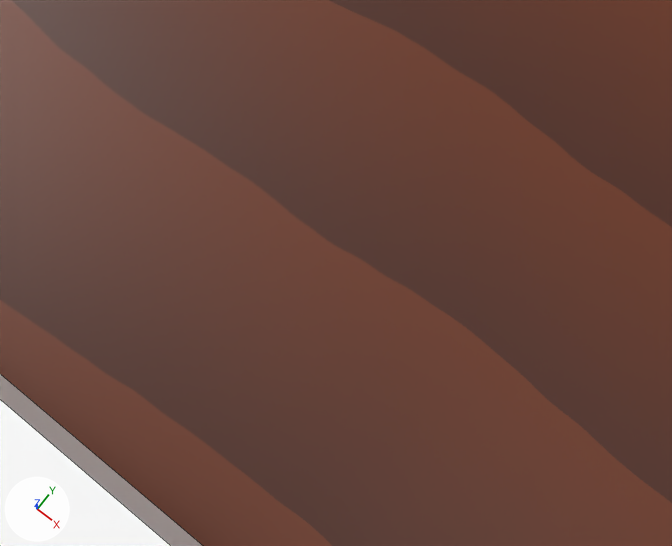
The Blender file assets/book.blend: old version first, new version second.
Camera for both pictures: a 50 mm lens placed at (-2.163, 2.915, 3.462), pointed at (-2.502, 3.349, 1.4). The lights are fixed; the arrows at lower left show +X, +Y and +Z. Mesh edges are drawn as thin lines.

Objects in the first picture: 'book', 'desk'.
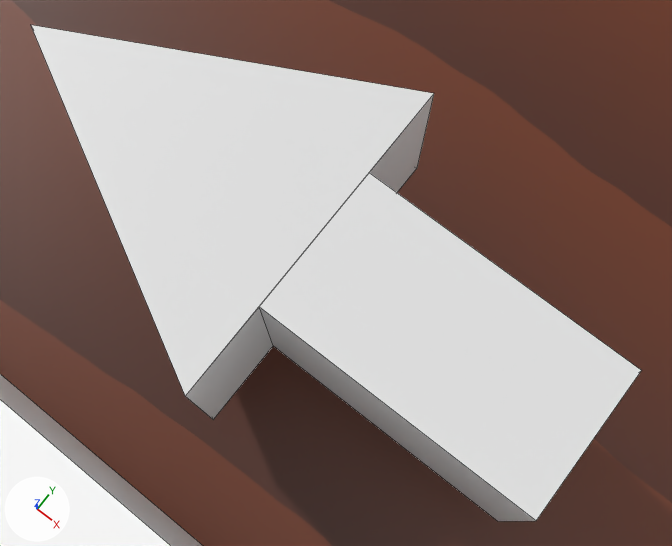
Location of each change, [x1, y1, x2, y2] in pixels of the pictures (672 x 546 px):
'back_arrow', added: after [31, 25, 641, 521]

What changed in the scene script:
```text
Add me_cube_001:
    me_cube_001.from_pydata([(-0.62, -0.33, -1.0), (-0.62, -0.33, 1.0), (-0.62, 0.33, -1.0), (-0.62, 0.33, 1.0), (0.62, -0.33, -1.0), (0.62, -0.33, 1.0), (0.62, 0.33, -1.0), (0.62, 0.33, 1.0), (-0.62, -0.75, -1.0), (-0.62, -0.75, 1.0), (-0.62, 0.75, -1.0), (-0.62, 0.75, 1.0), (-2.06, 0.0, -1.0), (-2.06, 0.0, 1.0)], [], [(1, 3, 11, 9), (2, 3, 7, 6), (6, 7, 5, 4), (4, 5, 1, 0), (2, 6, 4, 0), (7, 3, 1, 5), (11, 10, 12, 13), (2, 0, 8, 10), (3, 2, 10, 11), (0, 1, 9, 8), (8, 9, 13, 12), (9, 11, 13), (10, 8, 12)])
Add ob_back_arrow:
    ob_back_arrow = bpy.data.objects.new('back_arrow', me_cube_001)
    ob_back_arrow.location = (-2.204, 3.333, 1.413)
    ob_back_arrow.scale = (0.551, 0.551, 0.216)
```
